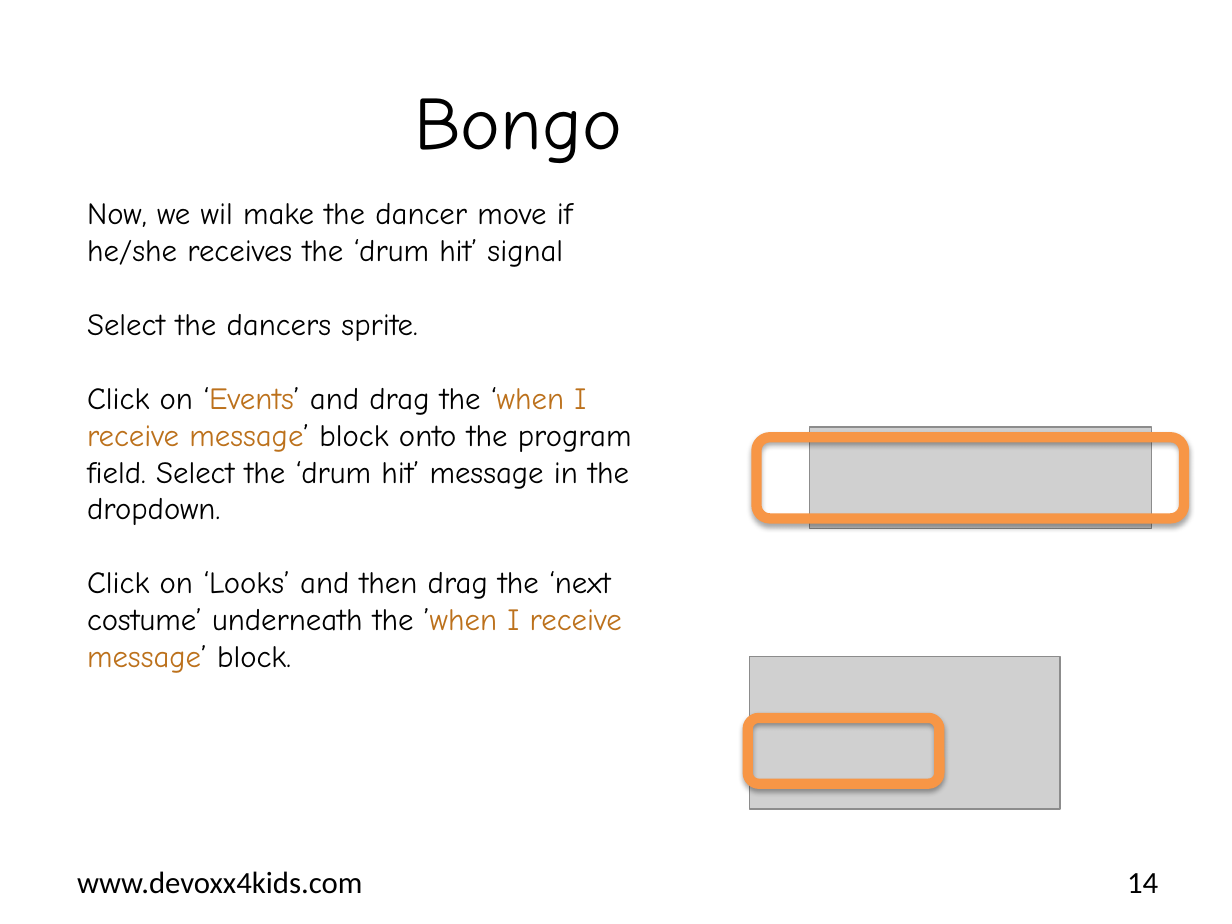
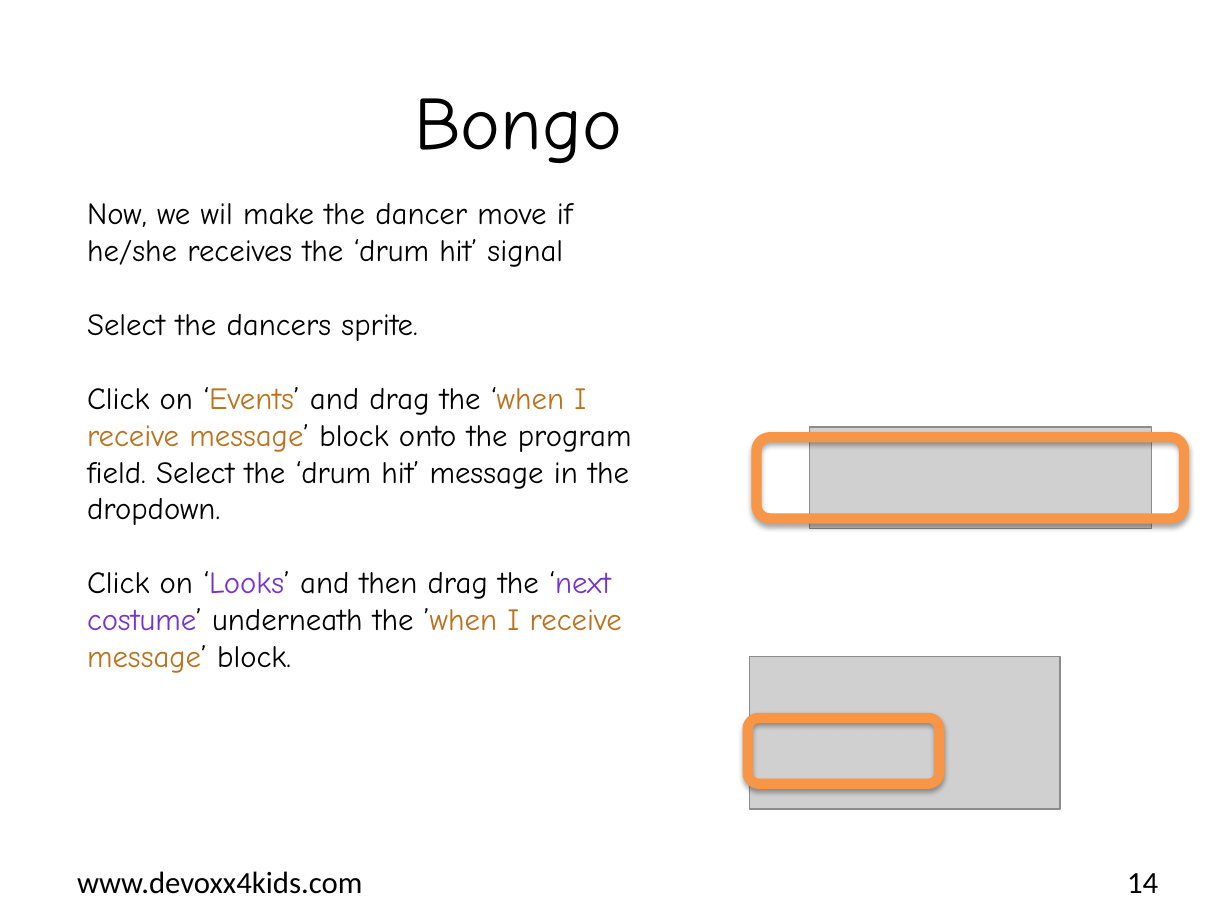
Before and after one commit to bertjan/jpoint-devoxx4kids, a slide deck: slide 14 of scratch-leapmotion/instructions/en/Bongo Drum.pptx. Drawn at 1232x924 pixels with LibreOffice and Linux fonts; fonts in the diff are those of the drawing; grey boxes stand for pictures; background and template pictures are left out. Boxes give left, top, right and bottom in pixels: in the first picture for what was removed or moved away, otherwise in the second. Text is boxed around its words. In the diff, an @@ line names an element or a change of style, - is before the commit and + after.

```diff
--- a/scratch-leapmotion/instructions/en/Bongo Drum.pptx
+++ b/scratch-leapmotion/instructions/en/Bongo Drum.pptx
@@ text at <box>87,571,622,673</box>: text colour #000000 to #7633D1 in "‘Looks’ ‘next costume’" @@
```
Also in this commit, not shown: 1 other slide changed.
